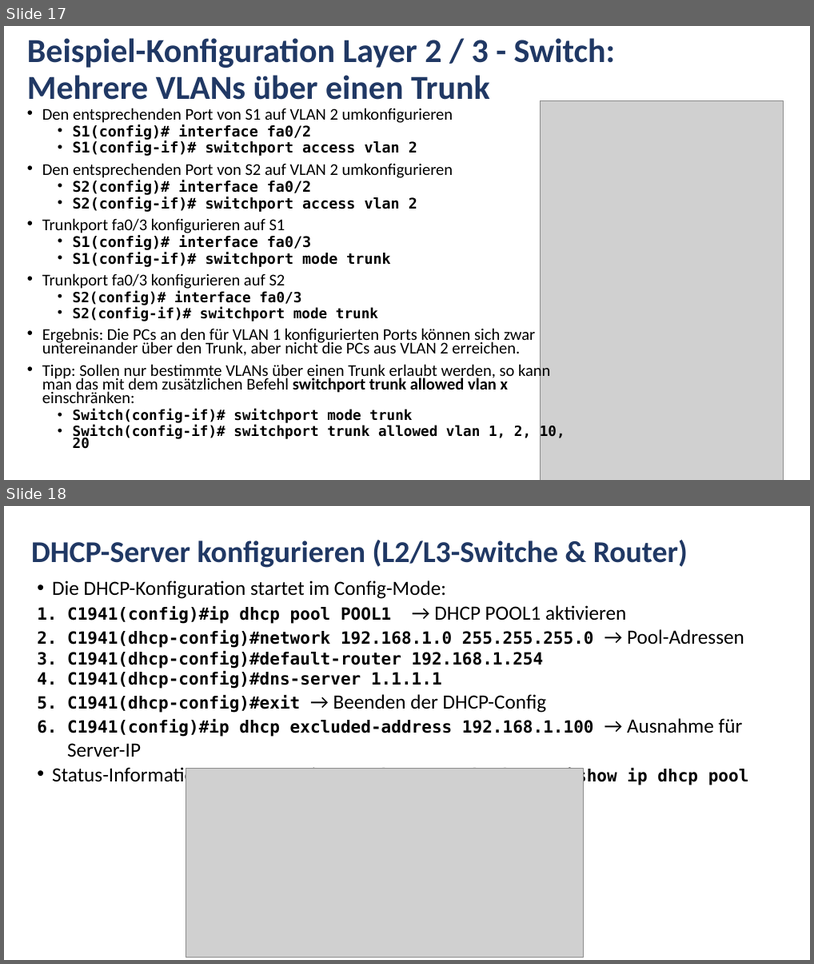
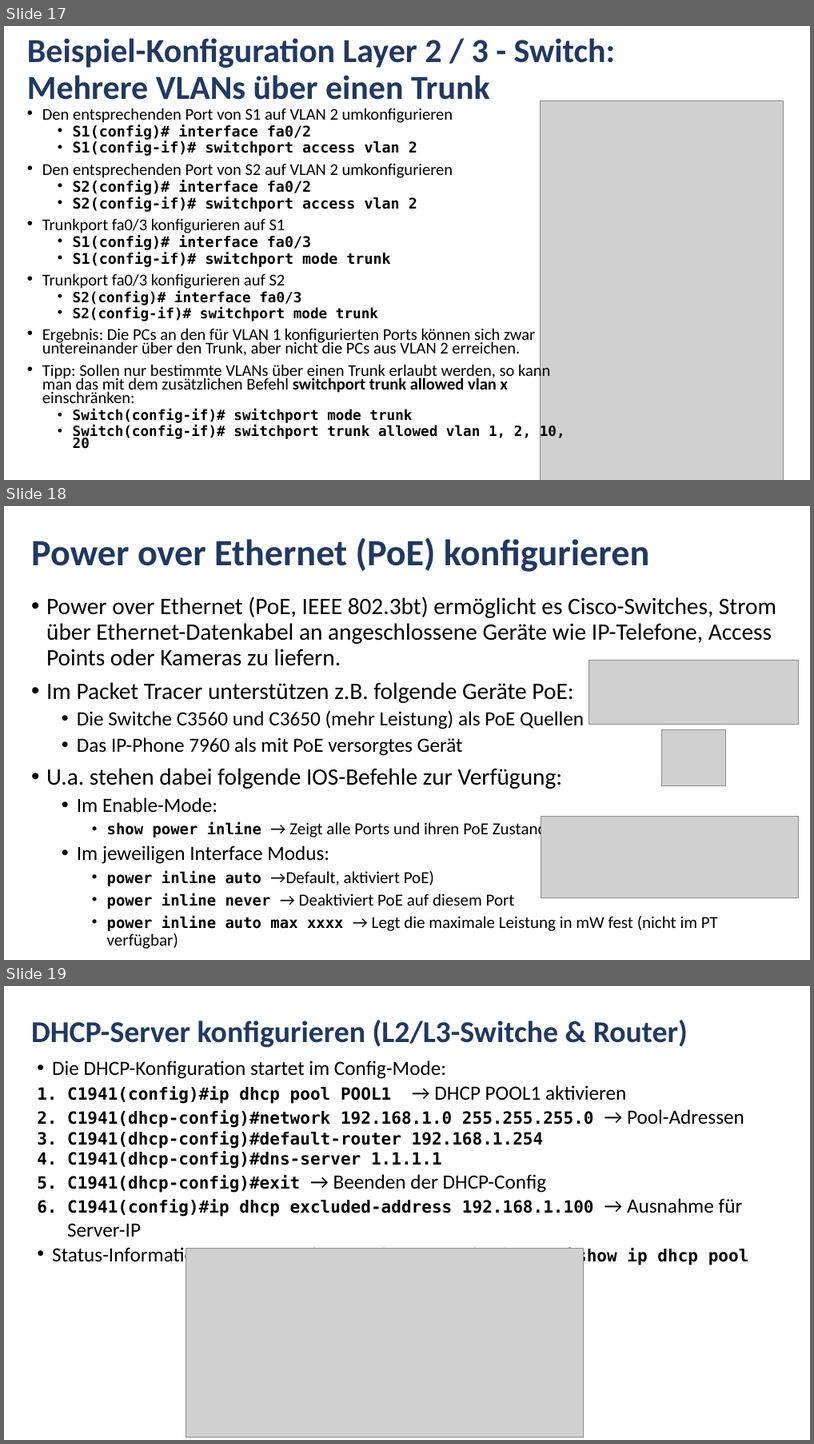
Before and after one commit to MickyRoth/Presentations, a slide deck: Cisco IOS.pptx. Shown one above the other, each under a label of ours: slides 17 and 18 before the commit, slides 17, 18 and 19 after it. The pictures are 814x964 and 814x1444 pixels, drawn with LibreOffice and Linux fonts; fonts in the diff are those of the drawing; grey boxes stand for pictures; background and template pictures are left out. Boxes give left, top, right and bottom in pixels: in the first picture for what was removed or moved away, otherwise in the second. Text is boxed around its words. In the diff, an @@ line names an element or a change of style, - is before the commit and + after.

Commit message:
PoE hinzugefügt

```diff
--- a/Cisco IOS.pptx
+++ b/Cisco IOS.pptx
@@ slide 18 added at <box>4,506,810,960</box>, background #FFFFFF @@
@@ title added at <box>31,538,650,572</box>, 44 pt, text #203864, bold @@
+Power over Ethernet (PoE) konfigurieren
@@ text added at <box>46,596,777,948</box>, 28 pt, text #000000 @@
+• Power over Ethernet (PoE, IEEE 802.3bt) ermöglicht es Cisco-Switches, Strom über Ethernet-Datenkabel an angeschlossene Geräte wie IP-Telefone, Access Points oder Kameras zu liefern.
+• Im Packet Tracer unterstützen z.B. folgende Geräte PoE:
+  • Die Switche C3560 und C3650 (mehr Leistung) als PoE Quellen
+  • Das IP-Phone 7960 als mit PoE versorgtes Gerät
+• U.a. stehen dabei folgende IOS-Befehle zur Verfügung:
+  • Im Enable-Mode:
+    • show power inline → Zeigt alle Ports und ihren PoE Zustand
+  • Im jeweiligen Interface Modus:
+    • power inline auto →Default, aktiviert PoE)
+    • power inline never → Deaktiviert PoE auf diesem Port
+    • power inline auto max xxxx → Legt die maximale Leistung in mW fest (nicht im PT verfügbar)
@@ picture added at <box>589,660,799,724</box> @@
@@ picture added at <box>662,730,726,786</box> @@
@@ picture added at <box>541,816,799,897</box> @@
@@ what was slide 18 is now slide 19 @@
```
